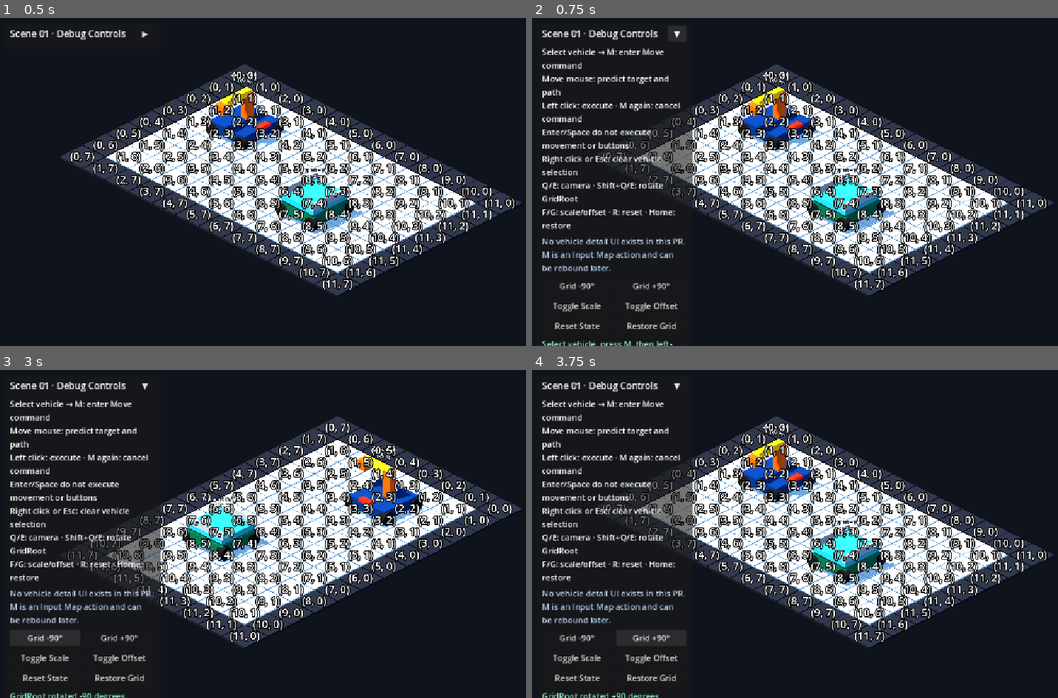
Above: before the commit, frames 1-4 (two rows, left to right).
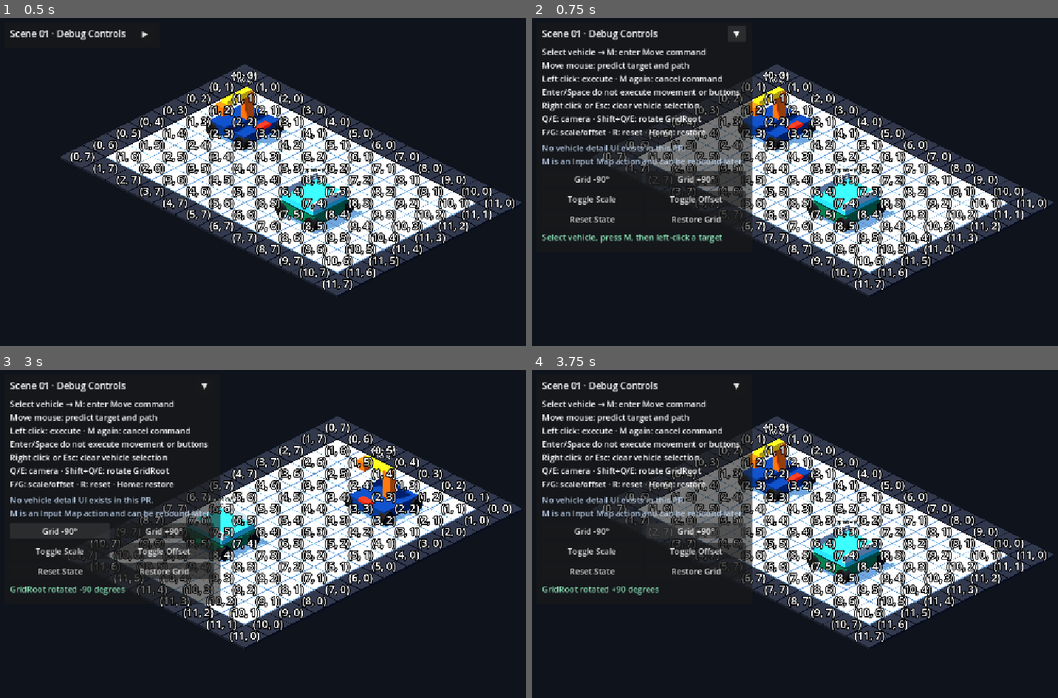
Above: after the commit, the same moments.

Repository: Ri0n72Y/automata
Game: Godot game, scene res://scenes/scene_01/scene_01_basic_packing.tscn
The game is run twice, just before and just after one commit, with the same random seed, the same clock (stepped at 60 frames per second) and the same inputs.
Inputs:
- Up to frame 1 (0.5 s): no input
- Up to frame 2 (0.75 s): click "▶" at 0.5 s
- Up to frame 3 (3 s): click "▼" at 1.25 s; click "▶" at 2 s; click "Grid -90°" at 2.75 s
- Up to frame 4 (3.75 s): click "Grid +90°" at 3.5 s

Frame 1 is identical in both runs. In frame 2, 10% of the frame differs, in the area x 1-42%, y 2-100%; in frame 3, 11%; in frame 4, 11%, in the area x 1-42%, y 3-100%.
Error before the commit: Cannot call method 'get_children' on a null value. (res://scripts/scene_01/scene_01_manual_controls.gd:126)

Commit message:
[codex]fix(ui): resolve collapsible panel node

Diff:
--- a/scripts/scene_01/scene_01_manual_controls.gd
+++ b/scripts/scene_01/scene_01_manual_controls.gd
@@ -6,7 +6,7 @@
 
 @export var start_collapsed: bool = true
 
-@onready var panel: PanelContainer = %DebugPanel
+@onready var panel: PanelContainer = %Panel
 @onready var body: VBoxContainer = %DebugBody
 @onready var collapse_button: Button = %CollapseButton
 @onready var status_label: Label = %StatusLabel
